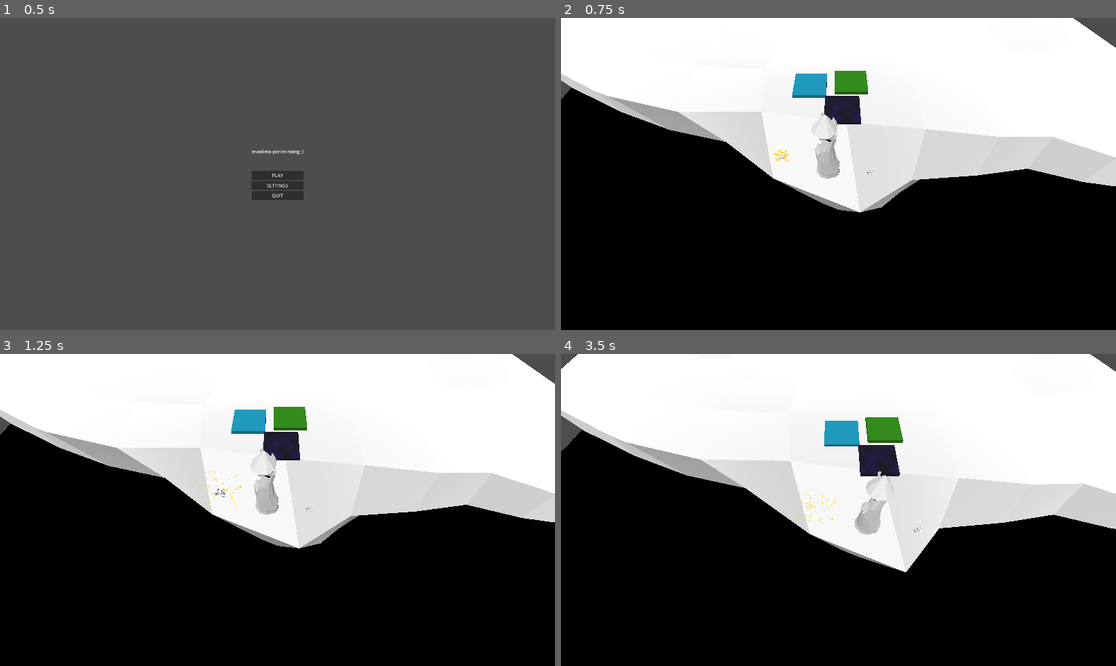
Above: before the commit, frames 1-4 (two rows, left to right).
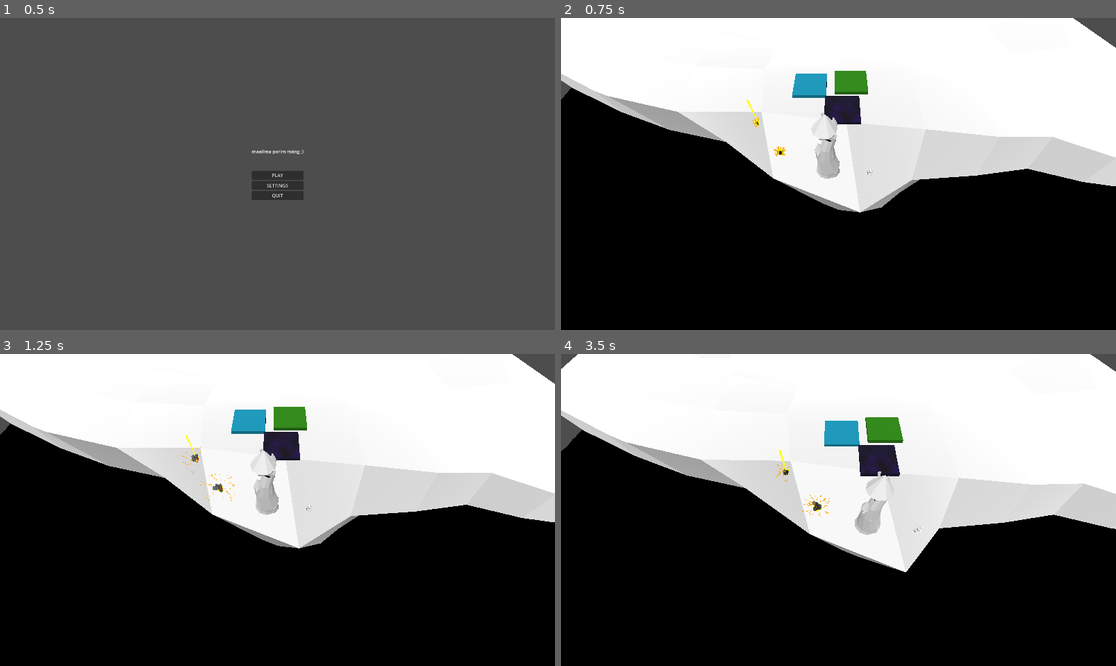
Above: after the commit, the same moments.

Repository: TaavetMandre/UPT
Game: Godot game, scene res://Content/UI/MainMenu/main_menu.tscn
Two runs of this game, one before a commit and one after it. Both use one fixed random seed, a clock stepped at 60 frames per second and the inputs below. The engine's default icon, where the game draws it, is replaced by a stand-in: a white triangle on a blue panel in a dark square.
Inputs (mouse positions are in pixels of both pictures, inside the frame that each line leads up to):
- Up to frame 1 (0.5 s): no input
- Up to frame 2 (0.75 s): click "PLAY" at 0.5 s
- Up to frame 3 (1.25 s): no input
- Up to frame 4 (3.5 s): tap Enter (ui_accept) at 1.25, 1.52 s; move the mouse to (960, 494) at 1.27 s; hold Right (ui_right) 1.28-2 s; hold Shift 1.28-2 s; click (960, 494) at 1.42 s; drag from (727, 525) to (810, 572) at 2.02 s; move the mouse to (894, 441) at 2.77 s; hold Right (ui_right) from 2.78 s (still down); hold Shift from 2.78 s (still down); click (894, 441) at 2.92 s

Frame 1 is identical in both runs. In frame 2, 0.1% of the frame differs, in the area x 33-42%, y 26-46%; in frame 3, 0.2%, in the area x 32-44%, y 26-51%; in frame 4, 0.2%.

Commit message:
explosion, lightning and (poison) bubbles

Diff:
--- /dev/null
+++ b/Content/Other/bubbles.tscn
@@ -0,0 +1,57 @@
+[gd_scene load_steps=8 format=3 uid="uid://ca55qpxds71t6"]
+
+[sub_resource type="Curve" id="Curve_j32tl"]
+_data = [Vector2(0, 0.901099), 0.0, 0.0, 0, 0, Vector2(0.898551, 0.604396), -0.855452, -0.855452, 0, 0, Vector2(1, 0), -2.55408, 0.0, 0, 0]
+point_count = 3
+
+[sub_resource type="CurveTexture" id="CurveTexture_h0136"]
+curve = SubResource("Curve_j32tl")
+
+[sub_resource type="Curve" id="Curve_18tqc"]
+_data = [Vector2(0, 0.010989), 0.0, 0.0, 0, 0, Vector2(0.101449, 1), 0.0, 0.0, 0, 0, Vector2(0.797101, 1), 0.0, 0.0, 0, 0, Vector2(1, 0), 0.0, 0.0, 0, 0]
+point_count = 4
+
+[sub_resource type="CurveTexture" id="CurveTexture_sgrl1"]
+curve = SubResource("Curve_18tqc")
+
+[sub_resource type="ParticleProcessMaterial" id="ParticleProcessMaterial_sn5ju"]
+lifetime_randomness = 0.4
+emission_shape = 6
+emission_ring_axis = Vector3(0, 1, 0)
+emission_ring_height = 0.0
+emission_ring_radius = 5.0
+emission_ring_inner_radius = 0.0
+direction = Vector3(0, 1, 0)
+spread = 90.0
+initial_velocity_min = 1.0
+initial_velocity_max = 2.0
+gravity = Vector3(0, 2, 0)
+radial_accel_min = 0.5
+radial_accel_max = 2.0
+damping_min = 0.3
+damping_max = 1.0
+scale_curve = SubResource("CurveTexture_sgrl1")
+color = Color(0, 0.533333, 0, 1)
+alpha_curve = SubResource("CurveTexture_h0136")
+hue_variation_min = -0.05
+hue_variation_max = 0.05
+
+[sub_resource type="StandardMaterial3D" id="StandardMaterial3D_ig1y3"]
+transparency = 1
+shading_mode = 0
+vertex_color_use_as_albedo = true
+heightmap_scale = 1.988
+disable_receive_shadows = true
+
+[sub_resource type="SphereMesh" id="SphereMesh_2uwnh"]
+material = SubResource("StandardMaterial3D_ig1y3")
+flip_faces = true
+radial_segments = 8
+rings = 4
+
+[node name="Bubbles" type="GPUParticles3D"]
+amount = 32
+lifetime = 3.0
+fixed_fps = 60
+process_material = SubResource("ParticleProcessMaterial_sn5ju")
+draw_pass_1 = SubResource("SphereMesh_2uwnh")
--- a/Content/Other/explosion.tscn
+++ b/Content/Other/explosion.tscn
@@ -1,8 +1,8 @@
-[gd_scene load_steps=11 format=3 uid="uid://crch1b7fb1vt4"]
+[gd_scene load_steps=24 format=3 uid="uid://crch1b7fb1vt4"]
 
 [sub_resource type="Curve" id="Curve_4qvnh"]
-_data = [Vector2(0, 1), 0.0, 0.0, 0, 0, Vector2(0.695652, 1), 0.0, 0.0, 0, 0, Vector2(0.985507, 0), 0.0, 0.0, 0, 0]
-point_count = 3
+_data = [Vector2(0, 1), 0.0, 0.0, 0, 0, Vector2(0.985507, 0), 0.0, 0.0, 0, 0]
+point_count = 2
 
 [sub_resource type="CurveTexture" id="CurveTexture_2od04"]
 curve = SubResource("Curve_4qvnh")
@@ -13,16 +13,17 @@
 direction = Vector3(0, 1, 0)
 spread = 80.0
 initial_velocity_min = 5.0
-initial_velocity_max = 15.0
+initial_velocity_max = 10.0
 scale_min = 0.5
 scale_max = 1.5
 scale_curve = SubResource("CurveTexture_2od04")
+collision_mode = 1
+collision_friction = 0.0
+collision_bounce = 0.0
 
 [sub_resource type="StandardMaterial3D" id="StandardMaterial3D_b6tgr"]
+shading_mode = 0
 albedo_color = Color(1, 0.666667, 0, 1)
-emission_enabled = true
-emission = Color(1, 0.254902, 0, 1)
-emission_energy_multiplier = 2.5
 
 [sub_resource type="CylinderMesh" id="CylinderMesh_gv0qk"]
 material = SubResource("StandardMaterial3D_b6tgr")
@@ -30,36 +31,100 @@
 bottom_radius = 0.0
 height = 1.0
 
-[sub_resource type="Curve" id="Curve_5mdaa"]
-_data = [Vector2(0, 0), 0.0, 9.31554, 0, 0, Vector2(0.152174, 1), 0.0, 0.0, 0, 0, Vector2(1, 0), -2.97231, 0.0, 0, 0]
+[sub_resource type="Curve" id="Curve_mrqef"]
+_data = [Vector2(0, 0), 0.0, 0.0, 0, 0, Vector2(0.181159, 0.802198), 0.0, 0.0, 0, 0, Vector2(1, 0), -3.4823, 0.0, 0, 0]
+point_count = 3
+
+[sub_resource type="CurveTexture" id="CurveTexture_k6bqg"]
+curve = SubResource("Curve_mrqef")
+
+[sub_resource type="Gradient" id="Gradient_t23j1"]
+offsets = PackedFloat32Array(0.0454545, 0.536364)
+colors = PackedColorArray(0, 0, 0, 1, 0.521141, 0.521141, 0.521141, 1)
+
+[sub_resource type="GradientTexture1D" id="GradientTexture1D_f48bk"]
+gradient = SubResource("Gradient_t23j1")
+
+[sub_resource type="Curve" id="Curve_ne431"]
+_data = [Vector2(0, 0.010989), 0.0, 0.0, 0, 0, Vector2(0.166667, 1), 0.0, 0.0, 0, 0, Vector2(1, 0), -3.97174, 0.0, 0, 0]
 point_count = 3
 
 [sub_resource type="CurveTexture" id="CurveTexture_2wscp"]
-curve = SubResource("Curve_5mdaa")
+curve = SubResource("Curve_ne431")
 
 [sub_resource type="ParticleProcessMaterial" id="ParticleProcessMaterial_ueonp"]
 lifetime_randomness = 0.5
 emission_shape = 1
 emission_sphere_radius = 1.0
 direction = Vector3(0, -1, 0)
-spread = 70.0
+spread = 40.0
 initial_velocity_min = 1.0
 initial_velocity_max = 3.0
 gravity = Vector3(0, 7, 0)
 scale_min = 0.5
 scale_max = 1.5
 scale_curve = SubResource("CurveTexture_2wscp")
+color_ramp = SubResource("GradientTexture1D_f48bk")
+alpha_curve = SubResource("CurveTexture_k6bqg")
 
 [sub_resource type="StandardMaterial3D" id="StandardMaterial3D_ww0te"]
 transparency = 1
+shading_mode = 0
 vertex_color_use_as_albedo = true
+disable_receive_shadows = true
 
 [sub_resource type="SphereMesh" id="SphereMesh_ph01y"]
 material = SubResource("StandardMaterial3D_ww0te")
 radial_segments = 8
 rings = 4
 
-[node name="Node3D" type="Node3D"]
+[sub_resource type="Gradient" id="Gradient_7cii7"]
+offsets = PackedFloat32Array(0, 0.472727, 0.609091)
+colors = PackedColorArray(1, 0.729412, 0, 1, 1, 0, 0, 1, 0, 0, 0, 1)
+
+[sub_resource type="GradientTexture1D" id="GradientTexture1D_hp5d7"]
+gradient = SubResource("Gradient_7cii7")
+
+[sub_resource type="Curve" id="Curve_wfgtb"]
+max_value = 5.0
+_data = [Vector2(0, 5), 0.0, 0.0, 0, 0, Vector2(1, 0.5), 0.0, 0.0, 0, 0]
+point_count = 2
+
+[sub_resource type="CurveTexture" id="CurveTexture_gccno"]
+curve = SubResource("Curve_wfgtb")
+
+[sub_resource type="Curve" id="Curve_a0mi6"]
+min_value = 1.0
+max_value = 1.01
+_data = [Vector2(0, 1.01), 0.00248611, 0.0, 0, 0]
+point_count = 1
+
+[sub_resource type="CurveTexture" id="CurveTexture_c27id"]
+curve = SubResource("Curve_a0mi6")
+
+[sub_resource type="Curve" id="Curve_s3ojh"]
+_data = [Vector2(0, 0.010989), 0.0, 0.0, 0, 0, Vector2(0.101449, 1), 0.0, 0.0, 0, 0, Vector2(0.731884, 0), -5.1009, 0.0, 0, 0]
+point_count = 3
+
+[sub_resource type="CurveTexture" id="CurveTexture_t7yq5"]
+curve = SubResource("Curve_s3ojh")
+
+[sub_resource type="ParticleProcessMaterial" id="ParticleProcessMaterial_5sv7q"]
+lifetime_randomness = 0.5
+emission_shape = 1
+emission_sphere_radius = 1.0
+direction = Vector3(0, 1, 0)
+spread = 180.0
+initial_velocity_min = 1.0
+initial_velocity_max = 1.0
+gravity = Vector3(0, 1, 0)
+radial_accel_min = -2.0
+radial_accel_curve = SubResource("CurveTexture_c27id")
+scale_curve = SubResource("CurveTexture_t7yq5")
+color_ramp = SubResource("GradientTexture1D_hp5d7")
+emission_curve = SubResource("CurveTexture_gccno")
+
+[node name="Explosion" type="Node3D"]
 
 [node name="Sparks" type="GPUParticles3D" parent="."]
 amount = 50
@@ -76,3 +141,11 @@
 fixed_fps = 60
 process_material = SubResource("ParticleProcessMaterial_ueonp")
 draw_pass_1 = SubResource("SphereMesh_ph01y")
+
+[node name="Fire" type="GPUParticles3D" parent="."]
+amount = 32
+lifetime = 2.5
+explosiveness = 1.0
+fixed_fps = 60
+process_material = SubResource("ParticleProcessMaterial_5sv7q")
+draw_pass_1 = SubResource("SphereMesh_ph01y")
--- /dev/null
+++ b/Content/Other/lightning.tscn
@@ -0,0 +1,40 @@
+[gd_scene load_steps=7 format=3 uid="uid://c0ehtogoo644u"]
+
+[ext_resource type="PackedScene" uid="uid://crch1b7fb1vt4" path="res://Content/Other/explosion.tscn" id="1_k7r1g"]
+
+[sub_resource type="Curve" id="Curve_lj0pb"]
+_data = [Vector2(0.195652, 1), 0.0, -3.22253, 0, 0, Vector2(0.5, 0), -2.80549, 0.0, 0, 0]
+point_count = 2
+
+[sub_resource type="CurveTexture" id="CurveTexture_71apl"]
+curve = SubResource("Curve_lj0pb")
+
+[sub_resource type="ParticleProcessMaterial" id="ParticleProcessMaterial_cyknv"]
+emission_shape_offset = Vector3(0, 5, 0)
+gravity = Vector3(0, 0, 0)
+color = Color(1, 1, 0, 1)
+alpha_curve = SubResource("CurveTexture_71apl")
+
+[sub_resource type="StandardMaterial3D" id="StandardMaterial3D_gpps7"]
+transparency = 1
+shading_mode = 0
+vertex_color_use_as_albedo = true
+disable_receive_shadows = true
+
+[sub_resource type="CylinderMesh" id="CylinderMesh_86t5d"]
+material = SubResource("StandardMaterial3D_gpps7")
+top_radius = 0.3
+bottom_radius = 0.1
+height = 10.0
+
+[node name="Lightning" type="Node3D"]
+
+[node name="Explosion" parent="." instance=ExtResource("1_k7r1g")]
+
+[node name="Lightning" type="GPUParticles3D" parent="."]
+amount = 1
+lifetime = 2.5
+explosiveness = 1.0
+fixed_fps = 60
+process_material = SubResource("ParticleProcessMaterial_cyknv")
+draw_pass_1 = SubResource("CylinderMesh_86t5d")
--- a/Content/Outside/Camera/CameraZoom.gd
+++ b/Content/Outside/Camera/CameraZoom.gd
@@ -4,7 +4,7 @@
 # Highest and lowest y values used for zoom
 @export var highest_height = 50
 @export var lowest_height = 25
-@export_range(1, 50) var zoom_sensitivity = 10
+@export_range(1, 50) var zoom_sensitivity = 10 # currently has to be changed in the script
 
 var displacement3 = Vector3(0, zoom_sensitivity, zoom_sensitivity * tan(deg_to_rad(rotation_degrees.x+90))) # the 3d version of camera zoom movement
 
--- a/Content/Outside/Camera/TopCamera.gd
+++ b/Content/Outside/Camera/TopCamera.gd
@@ -16,7 +16,7 @@
 @export var WASDVectorneg = Vector3(0, 0, 0)
 
 # speed at max height - 15; speed at min height - 5, shifting reduces the speed; note: the speed is used in division
-var speed: float = 0.0
+#var speed: float = 0.0
 
 func _input(event):
 	if event is InputEventMouseButton and event.button_index == 1: # Left click detection
@@ -39,7 +39,7 @@
 @warning_ignore("unused_parameter")
 func _process(delta):
 	if dragging: # Mouse camera movement
-		speed = 15 - (10 * (top_camera.position.y-top_camera.lowest_height)/(top_camera.highest_height-top_camera.lowest_height)) # used to make mouse movement slower if the camera is more zoomed in, (value-min)/(max-min) => convert value to a 0-1 range
+		var speed = 15 - (10 * (top_camera.position.y-top_camera.lowest_height)/(top_camera.highest_height-top_camera.lowest_height)) # used to make mouse movement slower if the camera is more zoomed in, (value-min)/(max-min) => convert value to a 0-1 range
 		var position_difference = (previous_frame_mouse_position - get_viewport().get_mouse_position()).rotated(PI - rotation.y)
 		var position_difference3 = Vector3(position_difference.x, 0, position_difference.y)
 
--- a/Content/TEMPORARYSCENES/node_3d.tscn
+++ b/Content/TEMPORARYSCENES/node_3d.tscn
@@ -10,6 +10,7 @@
 [ext_resource type="Script" path="res://Content/TEMPORARYSCRIPTS/TEMPORARYPauseScript.gd" id="5_hkn4x"]
 [ext_resource type="Shader" path="res://Content/Outside/lowpolywater.gdshader" id="6_ealrg"]
 [ext_resource type="PackedScene" uid="uid://crch1b7fb1vt4" path="res://Content/Other/explosion.tscn" id="10_3cbit"]
+[ext_resource type="PackedScene" uid="uid://c0ehtogoo644u" path="res://Content/Other/lightning.tscn" id="11_1if2u"]
 
 [sub_resource type="Curve" id="Curve_s7b3f"]
 _data = [Vector2(0, 0), 0.0, 0.0, 0, 0, Vector2(0.276119, 1), 0.0, 0.0, 0, 0, Vector2(1, 0.714286), 0.0, 0.0, 0, 0]
@@ -245,6 +246,9 @@
 script = ExtResource("5_hkn4x")
 
 [node name="Node3D" parent="." instance=ExtResource("10_3cbit")]
-transform = Transform3D(1, 0, 0, 0, 1, 0, 0, 0, 1, -17, -1, -6)
+transform = Transform3D(1, 0, 0, 0, 1, 0, 0, 0, 1, -17, 1.42251, -6)
+
+[node name="Lightning" parent="." instance=ExtResource("11_1if2u")]
+transform = Transform3D(1, 0, 0, 0, 1, 0, 0, 0, 1, -28.6641, -3.77715, -22.8318)
 
 [connection signal="pressed" from="Clouds/CanvasLayer/Button" to="Clouds/CanvasLayer/ColorRect" method="_on_button_pressed"]
Not shown: 1 places in Content/TEMPORARYSCENES/node_3d.tscn that only renumber resources
